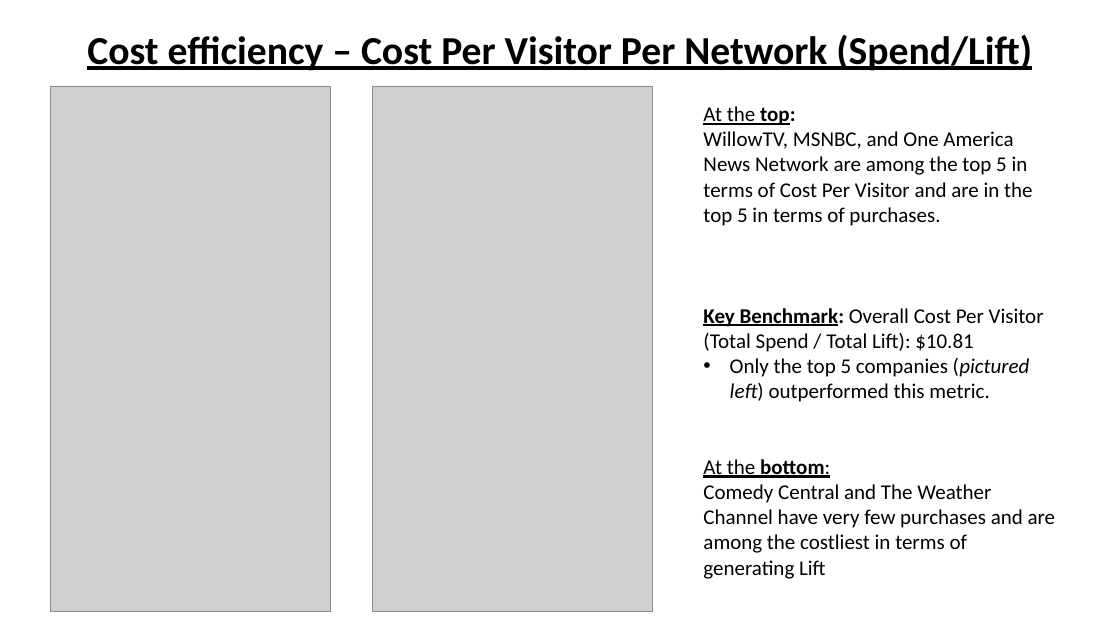
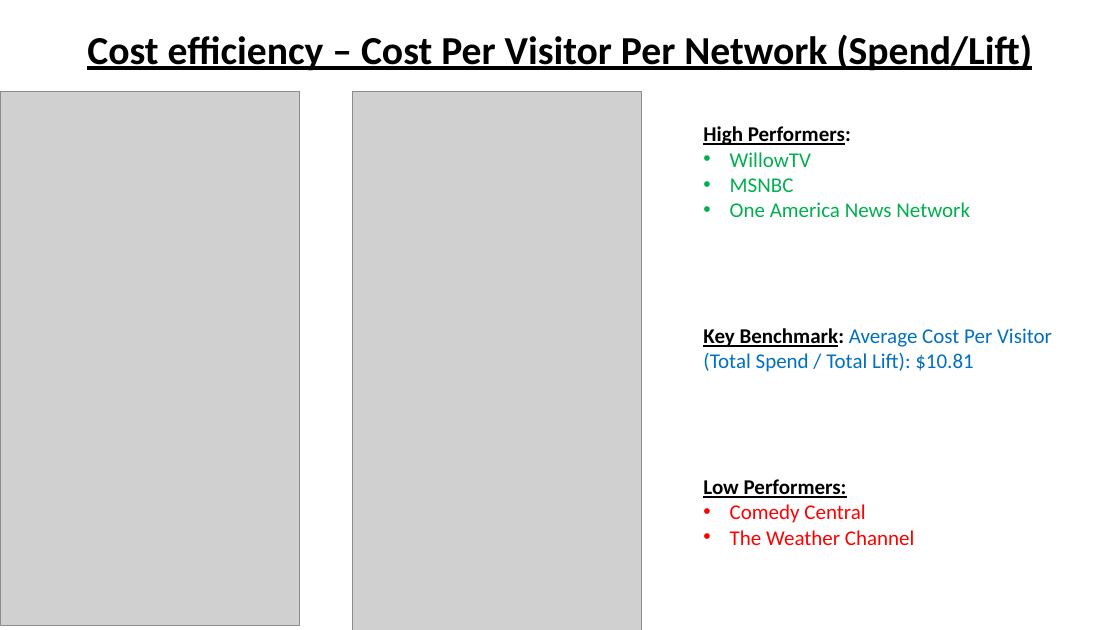
Before and after one commit to papir805/telepulse_ad_campaign_report, a slide deck: slide 5 of companyxyz_presentation.pptx. Drawn at 1120x630 pixels with LibreOffice and Linux fonts; fonts in the diff are those of the drawing; grey boxes stand for pictures. Boxes give left, top, right and bottom in pixels: in the first picture for what was removed or moved away, otherwise in the second. Text is boxed around its words. In the diff, an @@ line names an element or a change of style, - is before the commit and + after.

```diff
--- a/companyxyz_presentation.pptx
+++ b/companyxyz_presentation.pptx
@@ picture: place and size @@
-picture at [50, 86, 330, 612]
+picture at [0, 92, 300, 625]
@@ picture: place and size @@
-picture at [373, 86, 653, 612]
+picture at [353, 92, 642, 630]
@@ text at [703, 126, 1052, 545]: text changed; text colour #000000 to #0070C0 @@
-At the top:
-WillowTV, MSNBC, and One America News Network are among the top 5 in terms of Cost Per Visitor and are in the top 5 in terms of purchases.
-Key Benchmark: Overall Cost Per Visitor (Total Spend / Total Lift): $10.81
-• Only the top 5 companies (pictured left) outperformed this metric.
-At the bottom:
-Comedy Central and The Weather Channel have very few purchases and are among the costliest in terms of generating Lift
+High Performers:
+• WillowTV
+• MSNBC
+• One America News Network
+Key Benchmark: Average Cost Per Visitor (Total Spend / Total Lift): $10.81
+Low Performers:
+• Comedy Central
+• The Weather Channel
```
Also in this commit, not shown: 16 other slides changed, 1 slide added, 1 slide removed, 17 other files.
